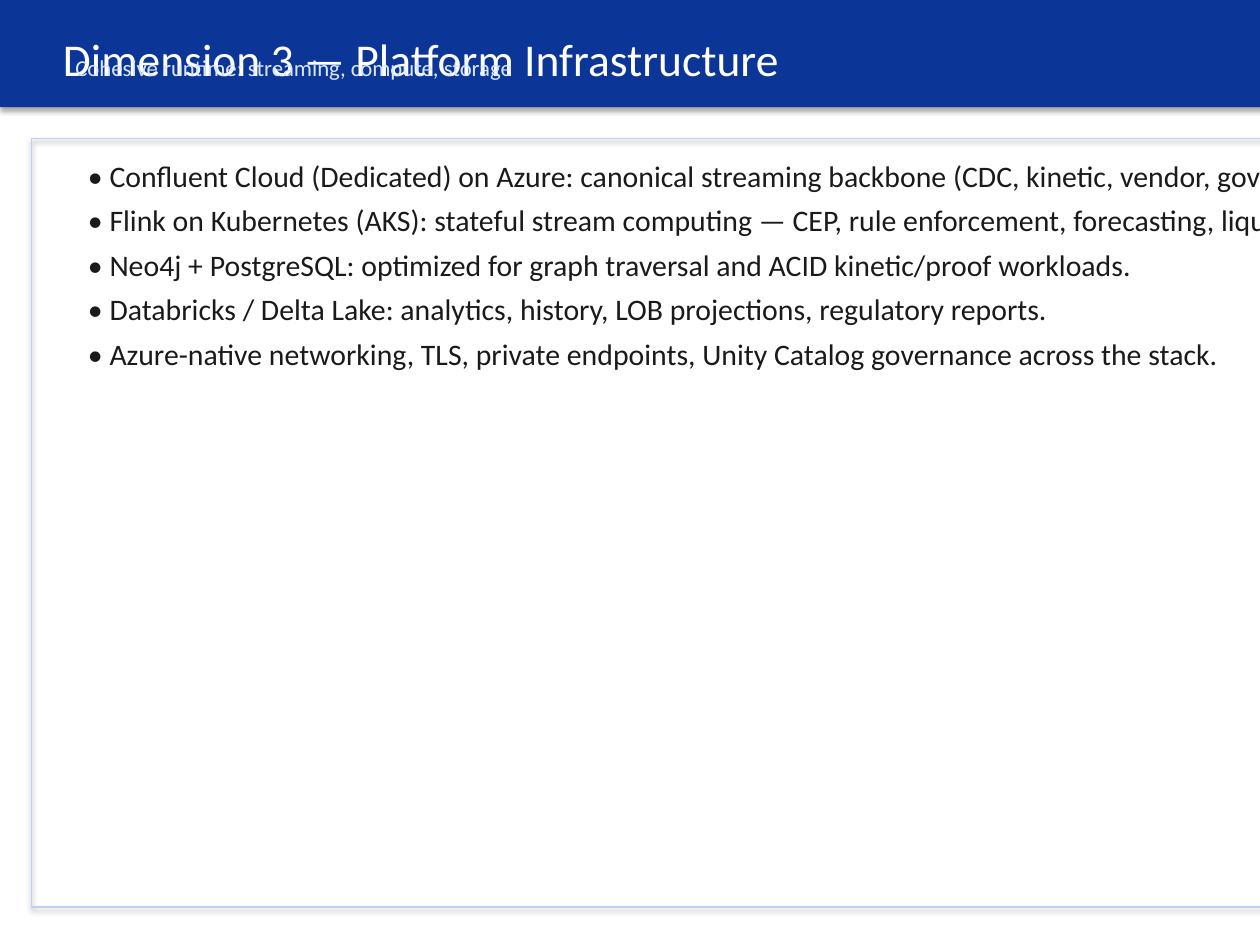
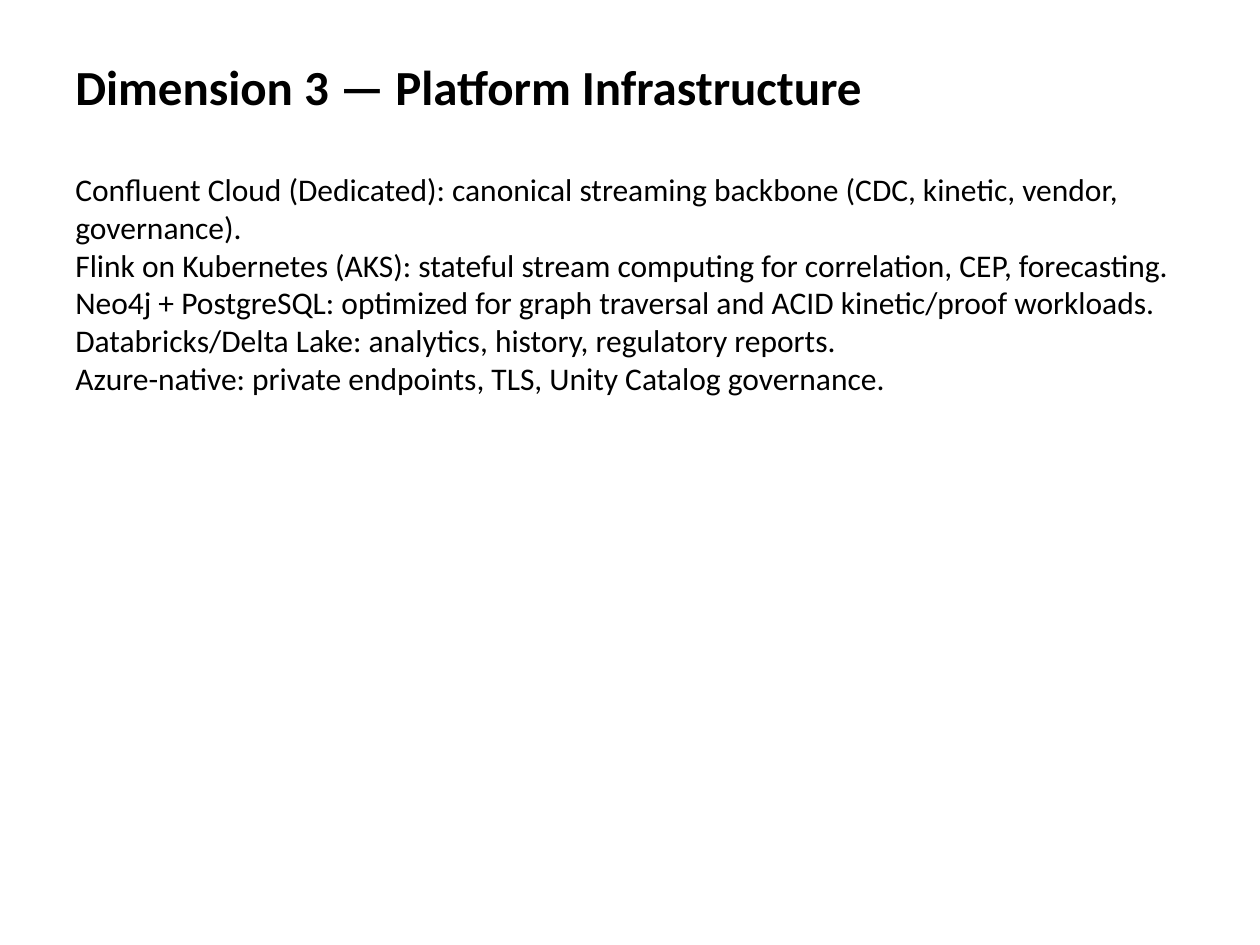
Before and after one commit to danielssonn/dataarch, a slide deck: slide 5 of artifacts/github-export/presentations/leadership-blueprint-presentation.pptx. Drawn at 1260x945 pixels with LibreOffice and Linux fonts; fonts in the diff are those of the drawing. Boxes give left, top, right and bottom in pixels: in the first picture for what was removed or moved away, otherwise in the second. Text is boxed around its words. In the diff, an @@ line names an element or a change of style, - is before the commit and + after.

Commit message:
feat: redo leadership presentation with Flink use-case slides (blueprint outline)

```diff
--- a/artifacts/github-export/presentations/leadership-blueprint-presentation.pptx
+++ b/artifacts/github-export/presentations/leadership-blueprint-presentation.pptx
@@ text "Dimension 3 — Platform Infrastructure": place and size @@
-text "Dimension 3 — Platform Infrastructure" at [0, 0, 1260, 107]
+text "Dimension 3 — Platform Infrastructure" at [75, 70, 862, 106]
@@ text "Dimension 3 — Platform Infrastructure" at [75, 70, 862, 106]: size 26 to 28 pt, text colour #FFFFFF to #000000, bold on; vertical alignment middle to top; fill #0B3698 to none; shadow off @@
@@ text removed at [75, 57, 512, 80] @@
-Cohesive runtime: streaming, compute, storage
@@ rectangle removed at [32, 139, 1260, 907] @@
@@ text at [75, 178, 1168, 396]: text changed; size 17 to 18 pt; text colour #1A1A1A to #000000 @@
-• Confluent Cloud (Dedicated) on Azure: canonical streaming backbone (CDC, kinetic, vendor, governance).
-• Flink on Kubernetes (AKS): stateful stream computing — CEP, rule enforcement, forecasting, liquidity.
-• Neo4j + PostgreSQL: optimized for graph traversal and ACID kinetic/proof workloads.
-• Databricks / Delta Lake: analytics, history, LOB projections, regulatory reports.
-• Azure-native networking, TLS, private endpoints, Unity Catalog governance across the stack.
+Confluent Cloud (Dedicated): canonical streaming backbone (CDC, kinetic, vendor, governance).
+Flink on Kubernetes (AKS): stateful stream computing for correlation, CEP, forecasting.
+Neo4j + PostgreSQL: optimized for graph traversal and ACID kinetic/proof workloads.
+Databricks/Delta Lake: analytics, history, regulatory reports.
+Azure-native: private endpoints, TLS, Unity Catalog governance.
```
Also in this commit, not shown: 11 other slides changed, 1 slide added, 1 slide removed, 1 other file.
